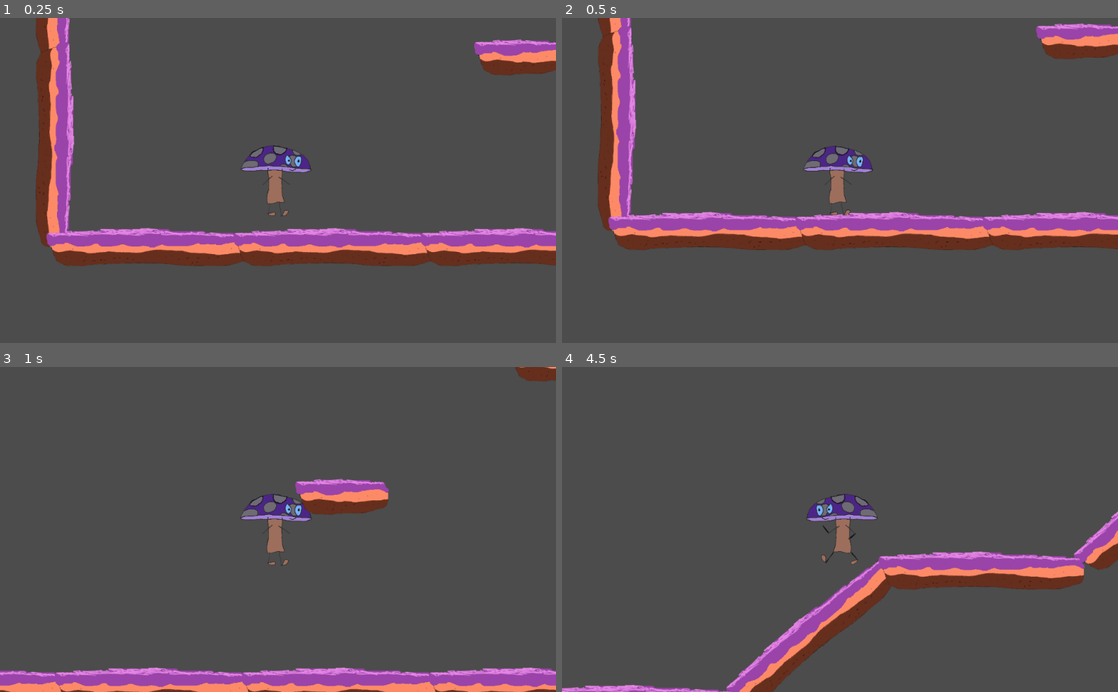
Above: before the commit, frames 1-4 (two rows, left to right).
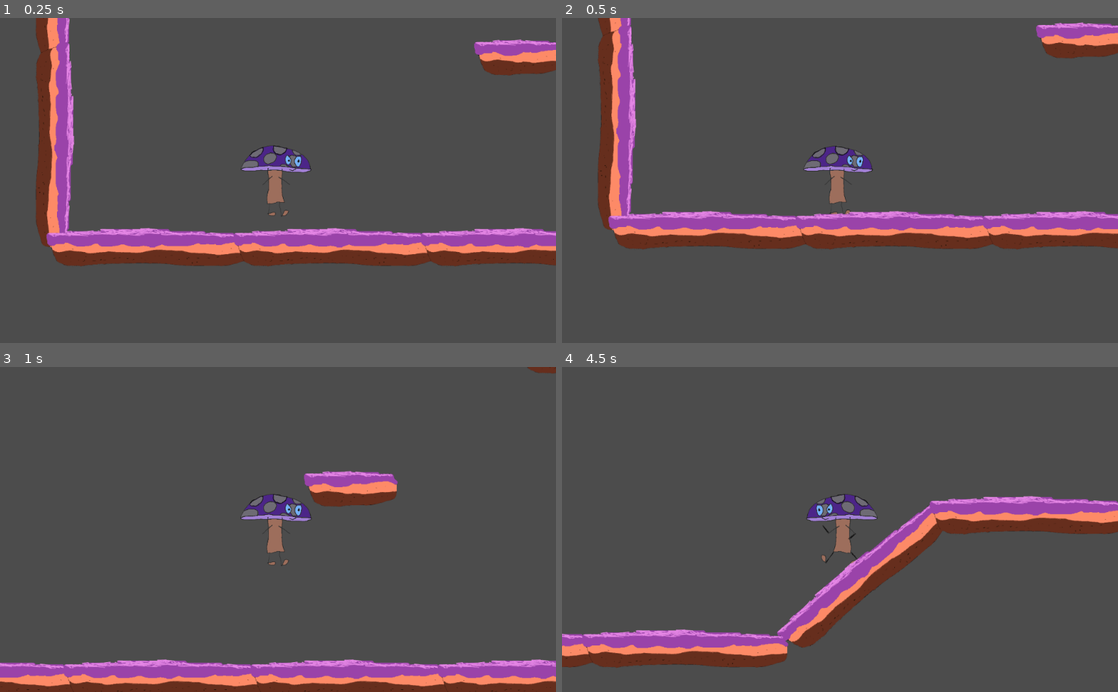
Above: after the commit, the same moments.

Repository: kyleagren/Mushroom-Quest-Exodus
Game: Godot game, scene res://Scenes/Level.tscn
Same seed, same stepped clock (60 frames per second), same inputs: the game is played once before the commit and once after it.
Inputs:
- Up to frame 1 (0.25 s): no input
- Up to frame 2 (0.5 s): no input
- Up to frame 3 (1 s): hold D (right) from 0.53 s (still down); tap Space (jump) at 0.77 s
- Up to frame 4 (4.5 s): tap Space (jump) at 1.52, 3.02, 3.77 s; release D (right) at 2.03 s; hold A (left) 2.03-2.78 s; hold D (right) 2.78-4.28 s; hold A (left) from 4.28 s (still down)

Frame 1 is identical in both runs. In frame 2, 2.5% of the frame differs, in the area x 6-100%, y 0-72%; in frame 3, 10%; in frame 4, 17%, in the area x 0-100%, y 39-100%.

Commit message:
Made Mushroom able to hang off ledges, added death height limit, changed wall slide speed
See above, fricks.

Diff:
--- a/Scenes/Player.tscn
+++ b/Scenes/Player.tscn
@@ -1,15 +1,11 @@
-[gd_scene load_steps=9 format=2]
+[gd_scene load_steps=10 format=2]
 
 [ext_resource path="res://Scripts/Player.gd" type="Script" id=1]
 [ext_resource path="res://Game Assets/Mushroom_Man.png" type="Texture" id=2]
 [ext_resource path="res://Game Assets/Mushroom_Man_Jump.png" type="Texture" id=3]
 [ext_resource path="res://Game Assets/Mushroom_Man_Run.png" type="Texture" id=4]
 
-[sub_resource type="CapsuleShape2D" id=1]
-radius = 88.9869
-height = 1.74823
-
-[sub_resource type="Animation" id=2]
+[sub_resource type="Animation" id=1]
 length = 2.0
 loop = true
 tracks/0/type = "value"
@@ -68,6 +64,13 @@
 "values": [ ExtResource( 2 ), ExtResource( 4 ), ExtResource( 2 ) ]
 }
 
+[sub_resource type="CapsuleShape2D" id=4]
+radius = 20.6817
+height = 129.821
+
+[sub_resource type="RectangleShape2D" id=5]
+extents = Vector2( 84.8887, 32.445 )
+
 [node name="Player" type="KinematicBody2D"]
 scale = Vector2( 0.996642, 0.996642 )
 script = ExtResource( 1 )
@@ -78,15 +81,10 @@
 [node name="Sprite" type="Sprite" parent="."]
 texture = ExtResource( 2 )
 
-[node name="CollisionShape2D" type="CollisionShape2D" parent="."]
-visible = false
-position = Vector2( -5, 0 )
-shape = SubResource( 1 )
-
 [node name="AnimationPlayer" type="AnimationPlayer" parent="."]
-anims/Idle = SubResource( 2 )
-anims/Jump = SubResource( 3 )
-anims/Run = SubResource( 4 )
+anims/Idle = SubResource( 1 )
+anims/Jump = SubResource( 2 )
+anims/Run = SubResource( 3 )
 
 [node name="JumpTimer" type="Timer" parent="."]
 wait_time = 0.2
@@ -94,4 +92,14 @@
 [node name="Camera2D" type="Camera2D" parent="."]
 current = true
 zoom = Vector2( 1.3, 1.3 )
+
+[node name="BodyCollisionShape" type="CollisionShape2D" parent="."]
+visible = false
+position = Vector2( -5.1507, 2.06028 )
+shape = SubResource( 4 )
+
+[node name="HeadCollisionShape" type="CollisionShape2D" parent="."]
+visible = false
+position = Vector2( -3.99582, -52.1243 )
+shape = SubResource( 5 )
 [connection signal="timeout" from="JumpTimer" to="." method="_on_JumpTimer_timeout"]
--- a/Scripts/Player.gd
+++ b/Scripts/Player.gd
@@ -10,6 +10,8 @@
 const GRAVITY = 100
 const UP = Vector2(0, -1)
 const JUMP_SPEED = 2000
+const HEIGHT_BOUNDARY = 10000
+const SLOWNESS_MODIFIER = 0.7
 
 
 
@@ -20,6 +22,7 @@
 	jump()
 	animate()
 	move_and_slide(motion, UP)
+	lose()
 
 func move():
 	if Input.is_action_pressed("left") and not Input.is_action_pressed("right"):
@@ -48,7 +51,7 @@
 
 func wall_run():
 	if is_on_wall():
-		motion.y = GRAVITY / 2.5
+		motion.y = GRAVITY / SLOWNESS_MODIFIER
 		if jump_counter == number_of_jumps:
 			jump_counter = number_of_jumps - 1
 		if $Sprite.is_flipped_h():
@@ -57,8 +60,6 @@
 		elif not $Sprite.is_flipped_h():
 			if Input.is_action_just_pressed("jump"):
 				motion.x = -JUMP_SPEED
-
-
 
 
 func apply_gravity():
@@ -82,5 +83,10 @@
 		$AnimationPlayer.play("Idle")
 
 
+func lose():
+	if position.y > HEIGHT_BOUNDARY:
+		get_tree().reload_current_scene()
+
+
 func _on_JumpTimer_timeout():
 	can_double_jump = true
Not shown: 2 places in Scenes/Player.tscn that only renumber resources
